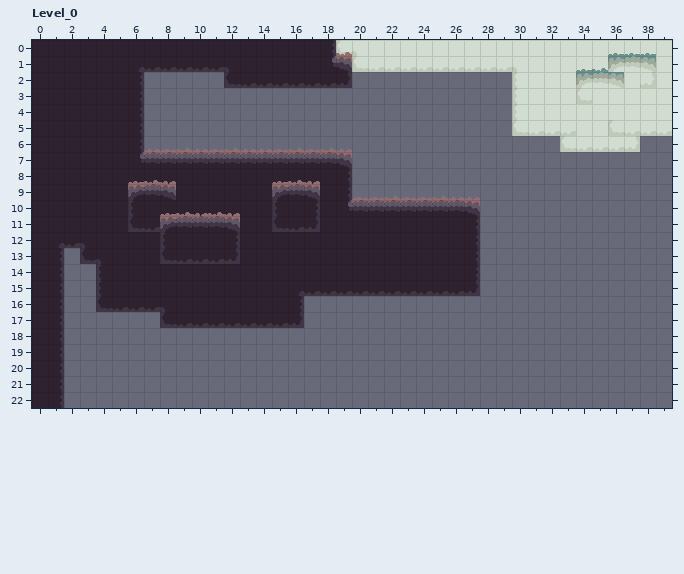
An edit to a level. LDtk project, assets/tilemaps/map_0.ldtk. That is the earlier state.
Cells are 16x16 px. Shown: Level_0 x 0..39, y 0..22. The commit also changed other parts of the map, which this record leaves out.
New version:
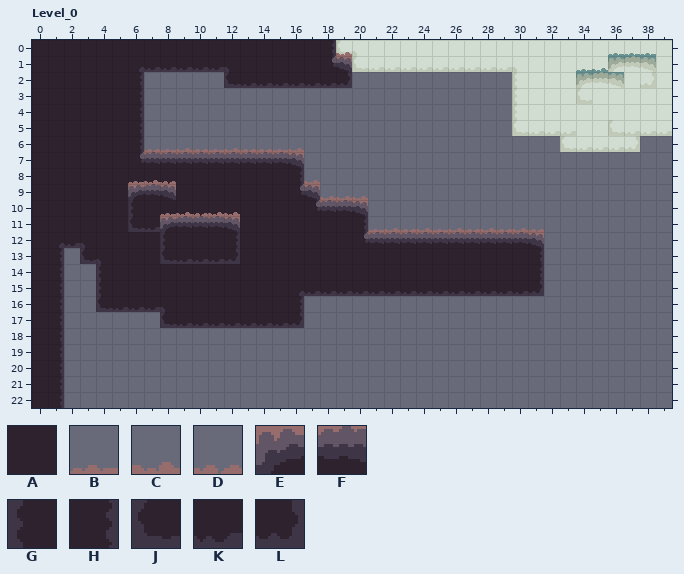
Key: from "Ground": A 1 "Ground"; from "Ground_tileset": B 0, C 1, D 2, E 5, F 6, G 10, H 12, J 15, K 16, L 17.
_ is an empty cell.
Diff:
{"where": "layer \"Ground\""}
{"y":7,"x":17,"old":"AAA","new":"___"}
{"y":8,"x":17,"old":"AAA","new":"___"}
{"y":9,"x":18,"old":"AA","new":"__"}
{"y":10,"x":21,"old":"AAAAAAA","new":"_______"}
{"y":11,"x":21,"old":"AAAAAAA","new":"_______"}
{"y":12,"x":28,"old":"____","new":"AAAA"}
{"y":13,"x":28,"old":"____","new":"AAAA"}
{"y":14,"x":28,"old":"____","new":"AAAA"}
{"y":15,"x":28,"old":"____","new":"AAAA"}
{"where": "layer \"Decour_ground\""}
{"y":6,"x":17,"old":"BCD","new":"___"}
{"y":8,"x":15,"old":"BCD","new":"__C"}
{"y":9,"x":15,"old":"EF","new":"__"}
{"y":9,"x":18,"old":"__BBCBBCDD","new":"CCC_______"}
{"y":10,"x":12,"old":"D","new":"C"}
{"y":10,"x":15,"old":"G","new":"_"}
{"y":10,"x":17,"old":"H","new":"_"}
{"y":11,"x":15,"old":"JKL","new":"___"}
{"y":11,"x":21,"old":"___________","new":"BCDCBCDCDCD"}
